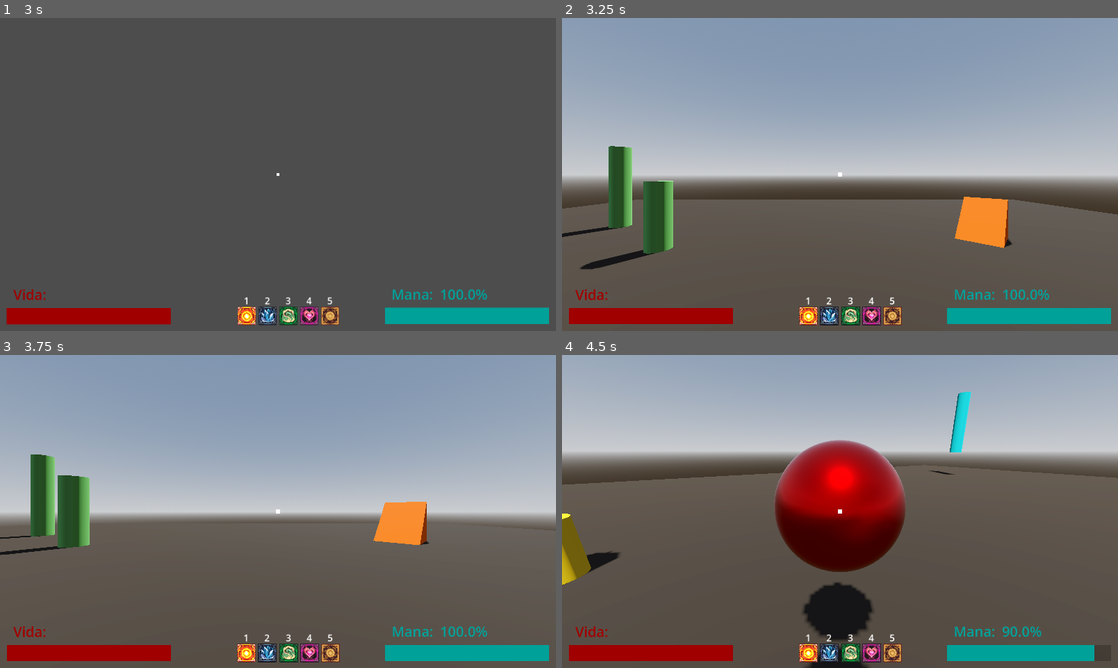
Above: before the commit, frames 1-4 (two rows, left to right).
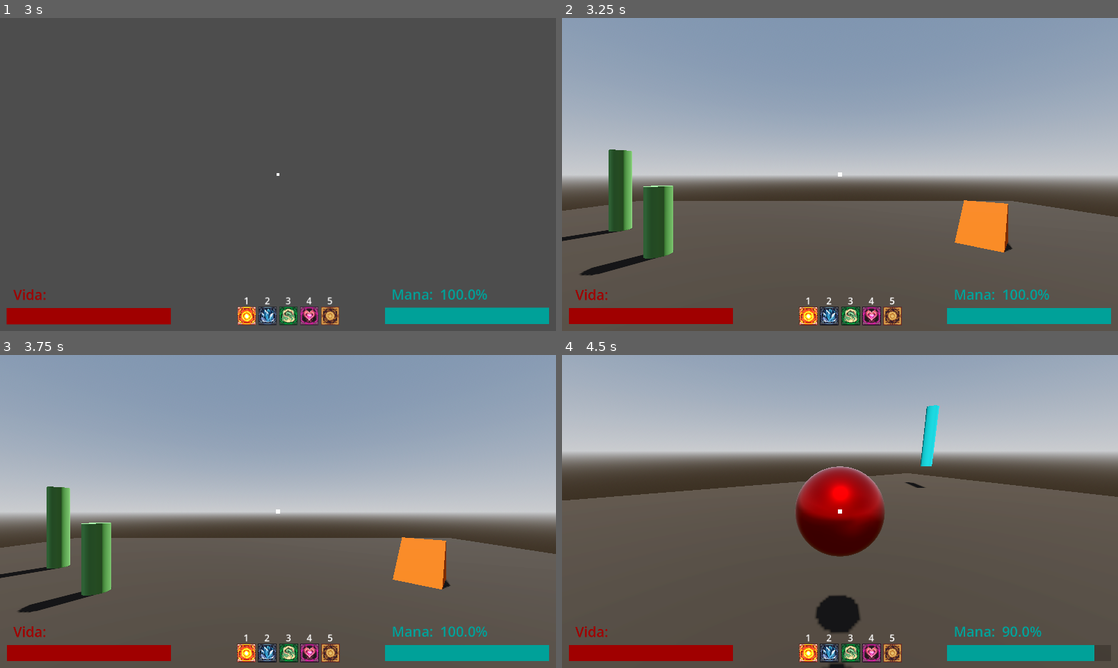
Above: after the commit, the same moments.

Repository: Isaaa43/Saudavel-e-Balanceado
Game: Godot game, scene res://cenas/main_game.tscn
Same seed, same stepped clock (60 frames per second), same inputs: the game is played once before the commit and once after it.
Inputs (mouse positions are in pixels of both pictures, inside the frame that each line leads up to):
- Up to frame 1 (3 s): click (278, 224) at 0.52 s; type "Alex" at 0.6 s; click "Jogar" at 1.25 s; click "Host" at 2 s; click "Começar Partida" at 2.75 s
- Up to frame 2 (3.25 s): no input
- Up to frame 3 (3.75 s): tap Enter at 3.5 s; move the mouse to (400, 495) at 3.52 s; hold D (direita) from 3.53 s (still down); tap Space (pular) at 3.6 s; click (400, 495) at 3.67 s
- Up to frame 4 (4.5 s): tap Space (pular) at 3.77, 4.07 s; move the mouse to (812, 511) at 4.27 s; release D (direita) at 4.28 s; hold W (frente) from 4.28 s (still down); click (812, 511) at 4.35 s

Frame 1 is identical in both runs. In frame 2, 1.6% of the frame differs, in the area x 0-100%, y 40-83%; in frame 3, 9.8%; in frame 4, 12%, in the area x 0-100%, y 11-100%.

Commit message:
Criação novo nó de movimentação

Diff:
--- a/luta-magos/scripts/game/characters/jogador.gd
+++ b/luta-magos/scripts/game/characters/jogador.gd
@@ -10,9 +10,6 @@
 	set(_dados_jog):
 		dados_jogador = _dados_jog
 		call_deferred("_display_nome")
-
-const SPEED = 5.0
-const JUMP_VELOCITY = 4.5
 
 func _turn_off(node : Node) -> void:
 	node.set_process(false)
@@ -35,28 +32,6 @@
 
 	camera_jogador.start()
 
-func _physics_process(delta: float) -> void:
-	# Add the gravity.
-	if not is_on_floor():
-		velocity += get_gravity() * delta
-
-	# Handle jump.
-	if Input.is_action_just_pressed("pular") and is_on_floor():
-		velocity.y = JUMP_VELOCITY
-
-	# Get the input direction and handle the movement/deceleration.
-	# As good practice, you should replace UI actions with custom gameplay actions.
-	var input_dir := Input.get_vector("esquerda", "direita", "frente", "tras")
-	var direction := (transform.basis * Vector3(input_dir.x, 0, input_dir.y)).normalized()
-	if direction:
-		velocity.x = direction.x * SPEED
-		velocity.z = direction.z * SPEED
-	else:
-		velocity.x = move_toward(velocity.x, 0, SPEED)
-		velocity.z = move_toward(velocity.z, 0, SPEED)
-
-	move_and_slide()
-
 @onready var label_nome: Label3D = $LabelNome
 func _display_nome() -> void:
 	if not (dados_jogador and is_instance_valid(dados_jogador)): return
--- /dev/null
+++ b/luta-magos/scripts/game/characters/sistemas/sistema_movimento.gd
@@ -0,0 +1,28 @@
+extends Node
+
+const SPEED = 5.0
+const JUMP_VELOCITY = 4.5
+@export var jogador: Jogador
+
+
+func _physics_process(delta: float) -> void:
+	# Add the gravity.
+	if not jogador.is_on_floor():
+		jogador.velocity += jogador.get_gravity() * delta
+
+	# Handle jump.
+	if Input.is_action_just_pressed("pular") and jogador.is_on_floor():
+		jogador.velocity.y = JUMP_VELOCITY
+
+	# Get the input direction and handle the movement/deceleration.
+	# As good practice, you should replace UI actions with custom gameplay actions.
+	var input_dir := Input.get_vector("esquerda", "direita", "frente", "tras")
+	var direction := (jogador.transform.basis * Vector3(input_dir.x, 0, input_dir.y)).normalized()
+	if direction:
+		jogador.velocity.x = direction.x * SPEED
+		jogador.velocity.z = direction.z * SPEED
+	else:
+		jogador.velocity.x = move_toward(jogador.velocity.x, 0, SPEED)
+		jogador.velocity.z = move_toward(jogador.velocity.z, 0, SPEED)
+
+	jogador.move_and_slide()
Not shown, added: luta-magos/scripts/game/characters/sistemas/sistema_movimento.gd.uid
